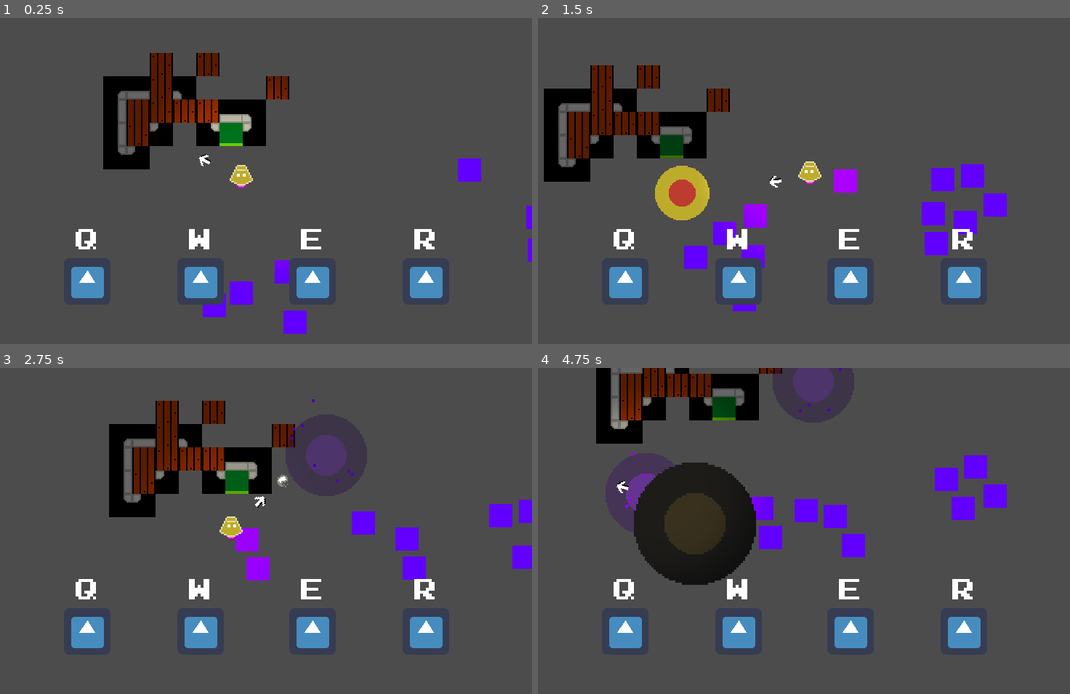
Above: before the commit, frames 1-4 (two rows, left to right).
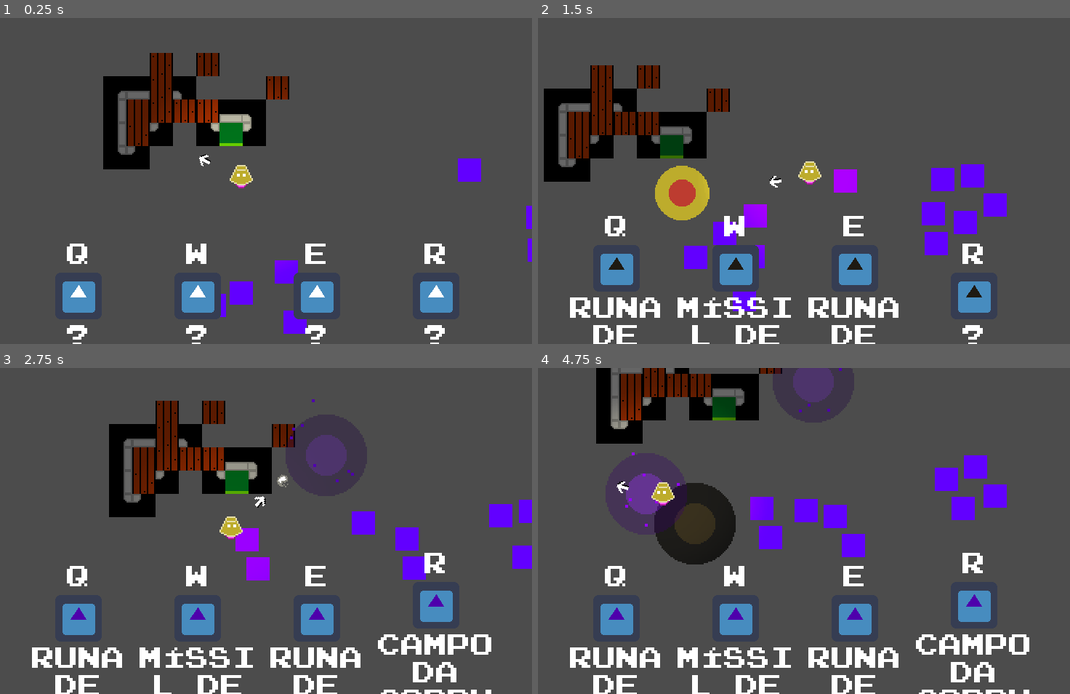
Above: after the commit, the same moments.

Repository: andrebariani/abracajur
Game: Godot game, scene res://src/world/World.tscn
The game is run twice, just before and just after one commit, with the same random seed, the same clock (stepped at 60 frames per second) and the same inputs. The engine's default icon, where the game draws it, is replaced by a stand-in: a white triangle on a blue panel in a dark square.
Inputs (mouse positions are in pixels of both pictures, inside the frame that each line leads up to):
- Up to frame 1 (0.25 s): no input
- Up to frame 2 (1.5 s): tap Enter at 0.5 s; move the mouse to (905, 164) at 0.52 s; hold W 0.53-1.28 s; tap Q at 0.6 s; tap Space (ui_select) at 0.77 s; move the mouse to (660, 197) at 1.27 s; tap E at 1.35 s
- Up to frame 3 (2.75 s): tap Space (ui_select) at 1.52 s; move the mouse to (297, 459) at 2.02 s; hold W from 2.03 s (still down); tap R at 2.1 s
- Up to frame 4 (4.75 s): move the mouse to (750, 596) at 2.77 s; tap Q at 2.85 s; tap Space (ui_select) at 3.02, 3.77, 4.52 s; move the mouse to (952, 579) at 3.52 s; release W at 3.53 s; tap E at 3.6 s; move the mouse to (607, 482) at 4.27 s; tap R at 4.35 s

The runs differ from the first frame. In frame 1, 4.8% of the frame differs, in the area x 11-86%, y 64-100%; in frame 2, 6.9%; in frame 3, 7.9%; in frame 4, 13%, in the area x 6-93%, y 29-100%.

Commit message:
godot seu maldito vc me maltrata

Diff:
--- a/src/enemies/Enemy.tscn
+++ b/src/enemies/Enemy.tscn
@@ -6,6 +6,7 @@
 [ext_resource path="res://assets/font/Text.tres" type="DynamicFont" id=4]
 [ext_resource path="res://src/engine/EnemyHitbox.tscn" type="PackedScene" id=5]
 [ext_resource path="res://src/engine/SoftCollision.tscn" type="PackedScene" id=6]
+[ext_resource path="res://src/enemies/EnemyBlinkMaterial.tres" type="Material" id=7]
 
 [sub_resource type="RectangleShape2D" id=1]
 extents = Vector2( 8, 8 )
@@ -22,7 +23,7 @@
 collision_layer = 4
 collision_mask = 4
 script = ExtResource( 2 )
-blink_material = ExtResource( 6 )
+blink_material = ExtResource( 7 )
 
 [node name="CollisionShape2D" type="CollisionShape2D" parent="."]
 shape = SubResource( 1 )
--- a/src/spells/AOESpell.tscn
+++ b/src/spells/AOESpell.tscn
@@ -28,7 +28,7 @@
 }
 
 [node name="AOESpell" type="KinematicBody2D"]
-scale = Vector2( 0.75, 0.75 )
+scale = Vector2( 0.5, 0.5 )
 collision_layer = 0
 script = ExtResource( 2 )
 
--- a/src/spells/RaySpell.gd
+++ b/src/spells/RaySpell.gd
@@ -44,6 +44,7 @@
 
 		beam.rotation = uncle_ray.cast_to.angle()
 		beam.region_rect.end.x = end.position.length()
+
 	else:
 		var look_vector = global_position.direction_to(player.global_position)
 		var max_cast_to = look_vector.normalized() * MAX_LENGTH
--- a/src/spells/RuneSpell.tscn
+++ b/src/spells/RuneSpell.tscn
@@ -29,6 +29,7 @@
 radius = 29.0104
 
 [node name="RuneSpell" type="KinematicBody2D"]
+show_behind_parent = true
 collision_layer = 0
 collision_mask = 4
 script = ExtResource( 2 )
@@ -41,7 +42,6 @@
 
 [node name="Sprite" type="Sprite" parent="."]
 material = ExtResource( 4 )
-scale = Vector2( 1.5, 1.5 )
 texture = ExtResource( 3 )
 
 [node name="AnimationPlayer" type="AnimationPlayer" parent="."]
--- a/src/ui/UI.gd
+++ b/src/ui/UI.gd
@@ -1,10 +1,10 @@
 extends Control
 
 
-func _on_Magic_System_cast_spell(spell, letter, position):
+func _on_MagicSystem_cast_spell(spell, letter, position):
 	get_node("HBoxContainer/Spell" + letter).setup(spell)
 
 
-func _on_Magic_System_reset_spells():
+func _on_MagicSystem_reset_spells():
 	for spell in $HBoxContainer.get_children():
 		spell.set_text("?")
--- a/src/ui/UI.tscn
+++ b/src/ui/UI.tscn
@@ -25,9 +25,9 @@
 [node name="HBoxContainer" type="HBoxContainer" parent="."]
 anchor_right = 1.0
 anchor_bottom = 1.0
-margin_left = 65.0
+margin_left = 56.0
 margin_top = 143.0
-margin_right = -65.0
+margin_right = -56.0
 grow_horizontal = 2
 grow_vertical = 2
 custom_constants/separation = 0
@@ -39,104 +39,104 @@
 [node name="SpellQ" parent="HBoxContainer" instance=ExtResource( 2 )]
 margin_left = 0.0
 margin_top = 0.0
-margin_right = 68.0
+margin_right = 72.0
 margin_bottom = 83.0
 size_flags_horizontal = 3
 size_flags_vertical = 3
 
 [node name="Letter" parent="HBoxContainer/SpellQ" index="0"]
 margin_top = 8.0
-margin_right = 68.0
+margin_right = 72.0
 margin_bottom = 16.0
 
 [node name="Icon" parent="HBoxContainer/SpellQ" index="1"]
 material = SubResource( 1 )
-margin_left = 18.0
+margin_left = 20.0
 margin_top = 20.0
-margin_right = 50.0
+margin_right = 52.0
 margin_bottom = 52.0
 
 [node name="Label" parent="HBoxContainer/SpellQ" index="2"]
 margin_top = 56.0
-margin_right = 68.0
+margin_right = 72.0
 margin_bottom = 75.0
 
 [node name="SpellW" parent="HBoxContainer" instance=ExtResource( 2 )]
-margin_left = 68.0
+margin_left = 72.0
 margin_top = 0.0
-margin_right = 136.0
+margin_right = 144.0
 margin_bottom = 83.0
 size_flags_horizontal = 3
 size_flags_vertical = 3
 
 [node name="Letter" parent="HBoxContainer/SpellW" index="0"]
 margin_top = 8.0
-margin_right = 68.0
+margin_right = 72.0
 margin_bottom = 16.0
 text = "W"
 
 [node name="Icon" parent="HBoxContainer/SpellW" index="1"]
 material = SubResource( 1 )
-margin_left = 18.0
+margin_left = 20.0
 margin_top = 20.0
-margin_right = 50.0
+margin_right = 52.0
 margin_bottom = 52.0
 
 [node name="Label" parent="HBoxContainer/SpellW" index="2"]
 margin_top = 56.0
-margin_right = 68.0
+margin_right = 72.0
 margin_bottom = 75.0
 
 [node name="SpellE" parent="HBoxContainer" instance=ExtResource( 2 )]
-margin_left = 136.0
+margin_left = 144.0
 margin_top = 0.0
-margin_right = 204.0
+margin_right = 216.0
 margin_bottom = 83.0
 size_flags_horizontal = 3
 size_flags_vertical = 3
 
 [node name="Letter" parent="HBoxContainer/SpellE" index="0"]
 margin_top = 8.0
-margin_right = 68.0
+margin_right = 72.0
 margin_bottom = 16.0
 text = "E"
 
 [node name="Icon" parent="HBoxContainer/SpellE" index="1"]
 material = SubResource( 1 )
-margin_left = 18.0
+margin_left = 20.0
 margin_top = 20.0
-margin_right = 50.0
+margin_right = 52.0
 margin_bottom = 52.0
 
 [node name="Label" parent="HBoxContainer/SpellE" index="2"]
 margin_top = 56.0
-margin_right = 68.0
+margin_right = 72.0
 margin_bottom = 75.0
 
 [node name="SpellR" parent="HBoxContainer" instance=ExtResource( 2 )]
-margin_left = 204.0
+margin_left = 216.0
 margin_top = 0.0
-margin_right = 272.0
+margin_right = 290.0
 margin_bottom = 83.0
 size_flags_horizontal = 3
 size_flags_vertical = 3
 
 [node name="Letter" parent="HBoxContainer/SpellR" index="0"]
 margin_top = 8.0
-margin_right = 68.0
+margin_right = 74.0
 margin_bottom = 16.0
 text = "R"
 
 [node name="Icon" parent="HBoxContainer/SpellR" index="1"]
 material = SubResource( 1 )
-margin_left = 18.0
+margin_left = 21.0
 margin_top = 20.0
-margin_right = 50.0
+margin_right = 53.0
 margin_bottom = 52.0
 
 [node name="Label" parent="HBoxContainer/SpellR" index="2"]
 margin_top = 56.0
-margin_right = 68.0
+margin_right = 74.0
 margin_bottom = 75.0
 
 [editable path="HBoxContainer/SpellQ"]
--- a/src/world/World.tscn
+++ b/src/world/World.tscn
@@ -7,6 +7,7 @@
 [ext_resource path="res://src/ui/UI.tscn" type="PackedScene" id=5]
 [ext_resource path="res://src/world/World.gd" type="Script" id=6]
 [ext_resource path="res://src/enemies/TurretEnemy.tscn" type="PackedScene" id=7]
+[ext_resource path="res://src/engine/SoftCollision.tscn" type="PackedScene" id=8]
 
 [sub_resource type="TileSet" id=1]
 0/name = "Tile-set.png 0"
@@ -72,59 +73,74 @@
 
 [node name="TurretEnemy2" parent="YSort/Enemies" instance=ExtResource( 3 )]
 position = Vector2( 131, 128 )
+blink_material = ExtResource( 8 )
 
 [node name="TurretEnemy3" parent="YSort/Enemies" instance=ExtResource( 3 )]
 position = Vector2( 136, 163 )
+blink_material = ExtResource( 8 )
 
 [node name="TurretEnemy4" parent="YSort/Enemies" instance=ExtResource( 3 )]
 position = Vector2( 92, 145 )
+blink_material = ExtResource( 8 )
 
 [node name="TurretEnemy5" parent="YSort/Enemies" instance=ExtResource( 3 )]
 position = Vector2( 77, 151 )
+blink_material = ExtResource( 8 )
 
 [node name="TurretEnemy" parent="YSort/Enemies" instance=ExtResource( 7 )]
 position = Vector2( 319, -75 )
+blink_material = ExtResource( 8 )
 
 [node name="Geladeira4" parent="YSort/Enemies" groups=[
 "Enemy",
 ] instance=ExtResource( 3 )]
 position = Vector2( 319.529, 86.7458 )
+blink_material = ExtResource( 8 )
 
 [node name="Geladeira5" parent="YSort/Enemies" groups=[
 "Enemy",
 ] instance=ExtResource( 3 )]
 position = Vector2( 299.172, 80.7584 )
+blink_material = ExtResource( 8 )
 
 [node name="Geladeira6" parent="YSort/Enemies" groups=[
 "Enemy",
 ] instance=ExtResource( 3 )]
 position = Vector2( 308.153, 47.229 )
+blink_material = ExtResource( 8 )
 
 [node name="Geladeira7" parent="YSort/Enemies" groups=[
 "Enemy",
 ] instance=ExtResource( 3 )]
 position = Vector2( 341.683, 68.7836 )
+blink_material = ExtResource( 8 )
 
 [node name="Geladeira8" parent="YSort/Enemies" groups=[
 "Enemy",
 ] instance=ExtResource( 3 )]
 position = Vector2( 262.649, 47.8277 )
+blink_material = ExtResource( 8 )
 
 [node name="Geladeira9" parent="YSort/Enemies" groups=[
 "Enemy",
 ] instance=ExtResource( 3 )]
 position = Vector2( 300.37, 102.912 )
+blink_material = ExtResource( 8 )
 
 [node name="Geladeira10" parent="YSort/Enemies" groups=[
 "Enemy",
 ] instance=ExtResource( 3 )]
 position = Vector2( 326.576, 44.999 )
+blink_material = ExtResource( 8 )
 
 [node name="Geladeira2" parent="YSort/Enemies" groups=[
 "Enemy",
 ] instance=ExtResource( 3 )]
 position = Vector2( 130.311, 197.347 )
+blink_material = ExtResource( 8 )
 
 [node name="MagicSystem" type="Node" parent="."]
 script = ExtResource( 4 )
+[connection signal="cast_spell" from="MagicSystem" to="CanvasLayer/UI" method="_on_MagicSystem_cast_spell"]
 [connection signal="cast_spell" from="MagicSystem" to="YSort/Player" method="_on_MagicSystem_cast_spell"]
+[connection signal="reset_spells" from="MagicSystem" to="CanvasLayer/UI" method="_on_MagicSystem_reset_spells"]
Not shown: 1 places in src/enemies/Enemy.tscn that only renumber resources
Not shown: 1 places in src/world/World.tscn that only renumber resources
